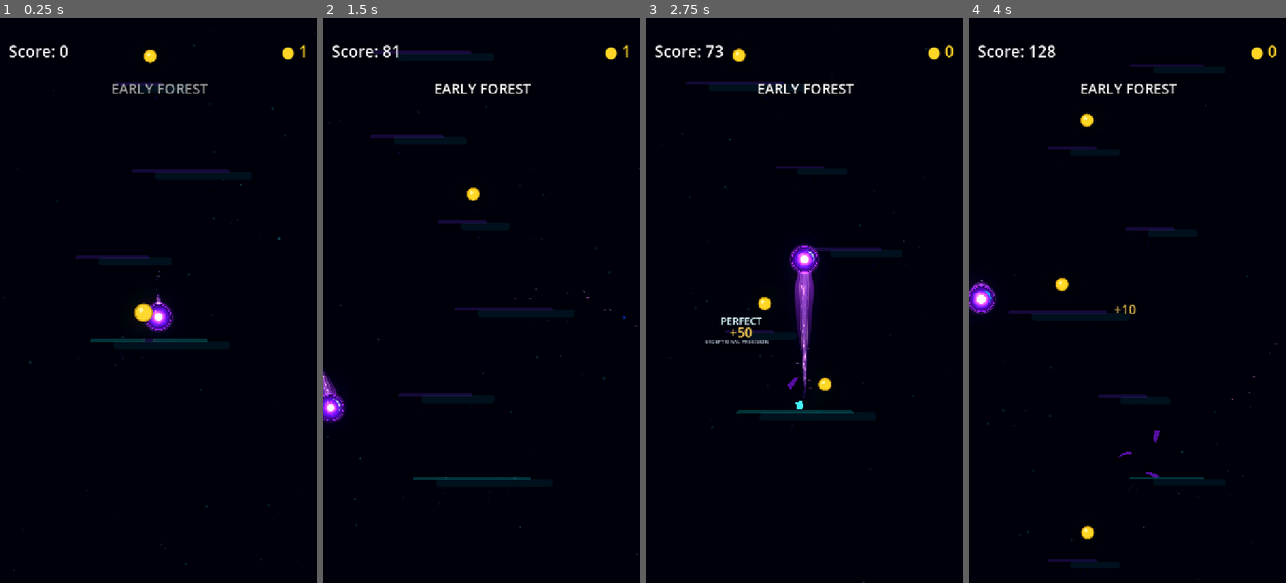
Above: before the commit, frames 1-4 (left to right).
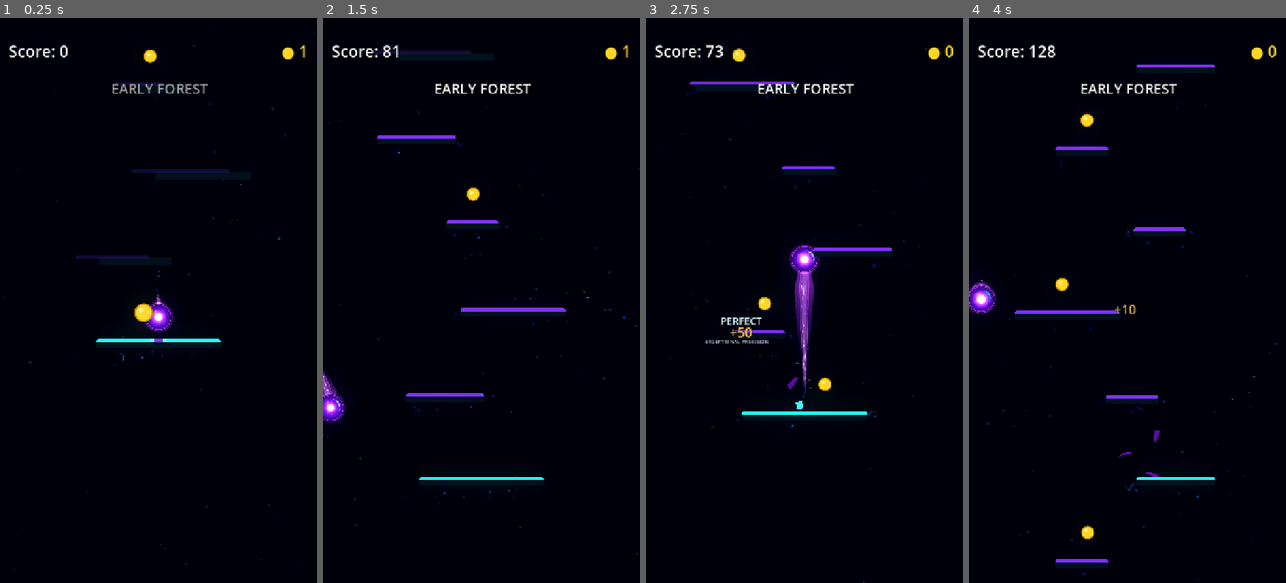
Above: after the commit, the same moments.

Repository: Kryodo/TowerJump
Game: Godot game, scene res://scenes/main.tscn
Two runs of this game, one before a commit and one after it. Both use one fixed random seed, a clock stepped at 60 frames per second and the inputs below.
Inputs (mouse positions are in pixels of both pictures, inside the frame that each line leads up to):
- Up to frame 1 (0.25 s): no input
- Up to frame 2 (1.5 s): move the mouse to (551, 272) at 0.52 s; hold Right (ui_right) 0.53-1.25 s; click (551, 272) at 0.67 s; drag from (418, 328) to (471, 193) at 1.27 s
- Up to frame 3 (2.75 s): click "Nochmal spielen" at 2 s
- Up to frame 4 (4 s): move the mouse to (1159, 176) at 2.77 s; hold Right (ui_right) 2.78-3.5 s; drag from (1111, 413) to (1060, 193) at 3.52 s

The runs differ from the first frame. In frame 1, 0.3% of the frame differs, in the area x 28-70%, y 56-61%; in frame 2, 1.0%; in frame 3, 0.9%; in frame 4, 1.1%, in the area x 12-78%, y 8-99%.

Commit message:
Trigger forward platform assembly from landing events

Diff:
--- a/scripts/platform_spawner.gd
+++ b/scripts/platform_spawner.gd
@@ -29,6 +29,11 @@
 @export var ball_path: NodePath
 @export var camera_path: NodePath
 
+@export_group("Forward Assembly Prototype")
+@export var landing_feedback_controller_path: NodePath = NodePath("../LandingFeedbackController")
+@export_range(1, 8, 1) var assembly_batch_size: int = 4
+@export_range(0.0, 0.20, 0.01) var assembly_stagger: float = 0.065
+
 @export var min_gap: float = 130.0        ## Minimaler vertikaler Abstand zwischen Plattformen
 @export var gap_safety_factor: float = 0.85 ## Anteil der maximalen Sprunghöhe, der als Obergrenze genutzt wird
 @export var horizontal_margin: float = 40.0 ## Abstand der Plattformmitte zum Bildschirmrand
@@ -85,6 +90,7 @@
 var _pending_slots: Array[Dictionary] = [] ## Noch nicht materialisierte Slots des aktuellen Patterns
 var _previous_x_fraction: float = 0.5 ## This stores the normalized horizontal position of the last actually placed platform
 var _generator_brain: PlatformGeneratorBrain
+var _landing_feedback_controller: Node = null
 
 func _ready() -> void:
 	_generator_brain = PlatformGeneratorBrain.new(
@@ -105,6 +111,19 @@
 	var ball := get_node(ball_path) as CharacterBody2D
 	_camera = get_node(camera_path) as Camera2D
 
+	_landing_feedback_controller = get_node_or_null(landing_feedback_controller_path)
+	if (
+		_landing_feedback_controller != null
+		and _landing_feedback_controller.has_signal("landing_confirmed")
+	):
+		var landing_callback := Callable(self, "_on_landing_confirmed")
+		if not _landing_feedback_controller.is_connected("landing_confirmed", landing_callback):
+			_landing_feedback_controller.connect("landing_confirmed", landing_callback)
+	else:
+		push_warning(
+			"PlatformSpawner: LandingFeedbackController was not found; forward assembly is disabled."
+		)
+
 	# Erreichbarkeits-Berechnung: aus der Wurfparabel des Balls (v0 = jump_velocity,
 	# a = gravity) folgt die maximal erreichbare Sprunghöhe h = v0^2 / (2 * g).
 	# gap_safety_factor lässt etwas Puffer, damit Lücken bei ungünstigem Timing
@@ -125,6 +144,7 @@
 		var type: int
 		var width_scale: float
 		var guarantee_coin: bool
+		var start_assembled: bool = false
 		if i == 0:
 			# Erste Plattform direkt unter dem Ball-Start (nicht Viewport-Mitte!): Bei
 			# stretch/mode="canvas_items" + aspect="expand" kann die tatsächliche
@@ -136,6 +156,7 @@
 			type = Platform.PlatformType.NORMAL
 			width_scale = max_width_scale
 			guarantee_coin = false
+			start_assembled = true
 		else:
 			var spec := _next_platform_spec(p)
 			pos = spec.position
@@ -144,7 +165,7 @@
 			guarantee_coin = spec.guarantee_coin
 		_last_type = type
 		_cursor_x = pos.x
-		p.call("spawn_as", type, pos, width_scale)
+		p.call("spawn_as", type, pos, width_scale, start_assembled)
 		platform_placed.emit(pos, p.call("half_width"), guarantee_coin)
 
 ## Updates generator context and recycles platforms during gameplay.
@@ -168,6 +189,48 @@
 			p.call("spawn_as", spec.type, spec.position, spec.width_scale)
 			platform_placed.emit(spec.position, p.call("half_width"), spec.guarantee_coin)
 
+## A real landing starts a construction wave on the next few unassembled
+## platforms at or above that height. Gameplay coordinates and collision bodies
+## never move; only each platform's child visuals assemble.
+func _on_landing_confirmed(event: Variant) -> void:
+	if not event is LandingEvent:
+		return
+	if event.platform == null or not is_instance_valid(event.platform):
+		return
+	_begin_forward_assembly_wave(
+		event.platform.global_position.y,
+		event.platform
+	)
+
+
+func _begin_forward_assembly_wave(origin_y: float, landed_platform: Node2D) -> void:
+	var candidates: Array[Node2D] = []
+	for platform in _platforms:
+		if platform == landed_platform:
+			continue
+		# Include same-height branch platforms, but never build behind the ascent.
+		if platform.global_position.y > origin_y + 1.0:
+			continue
+		if not platform.has_method("is_assembly_pending"):
+			continue
+		if bool(platform.call("is_assembly_pending")):
+			candidates.append(platform)
+
+	# Smaller world Y means farther upward. Sort by the closest future height
+	# first so the most relevant route assembles before more distant platforms.
+	candidates.sort_custom(
+		func(a: Node2D, b: Node2D) -> bool:
+			return a.global_position.y > b.global_position.y
+	)
+
+	var count: int = mini(maxi(assembly_batch_size, 1), candidates.size())
+	for index in range(count):
+		candidates[index].call(
+			"begin_assembly",
+			maxf(assembly_stagger, 0.0) * float(index)
+		)
+
+
 ## Returns the biome section currently used by the Generator Brain.
 func get_current_section() -> PlatformGeneratorBrain.BiomeSection:
 	return _generator_brain.get_current_section()
